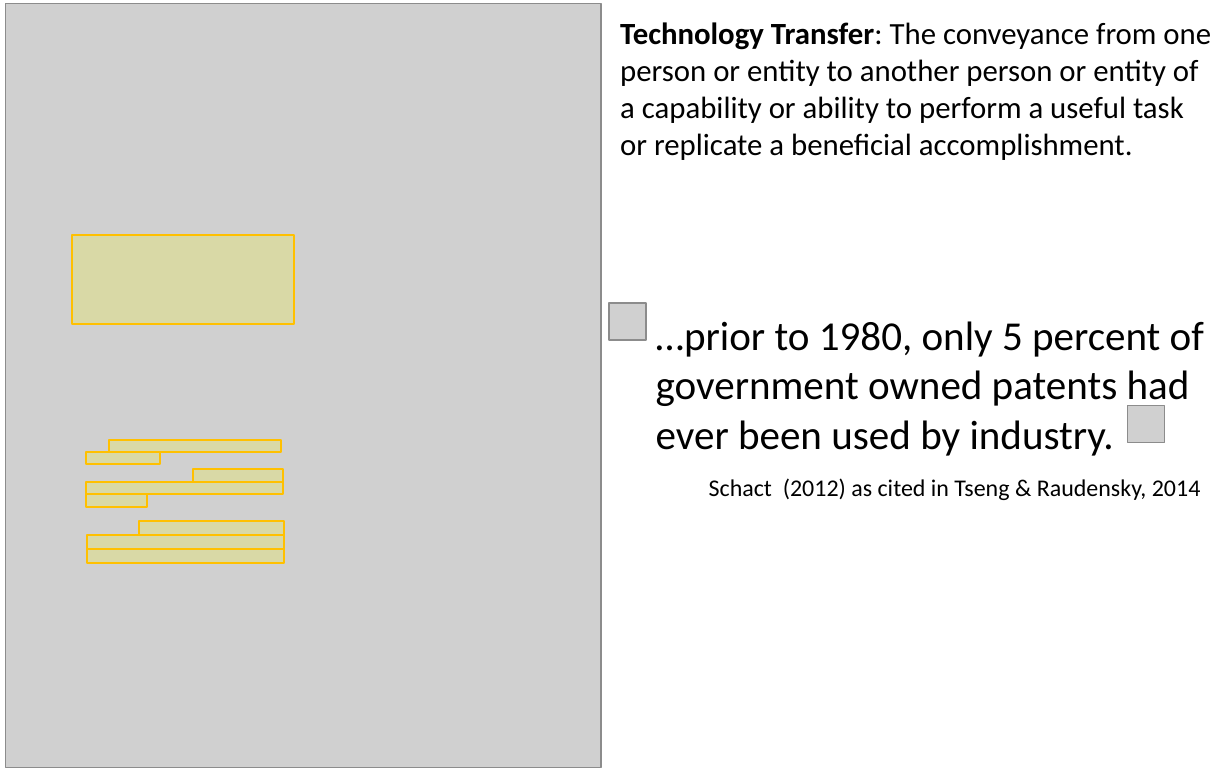
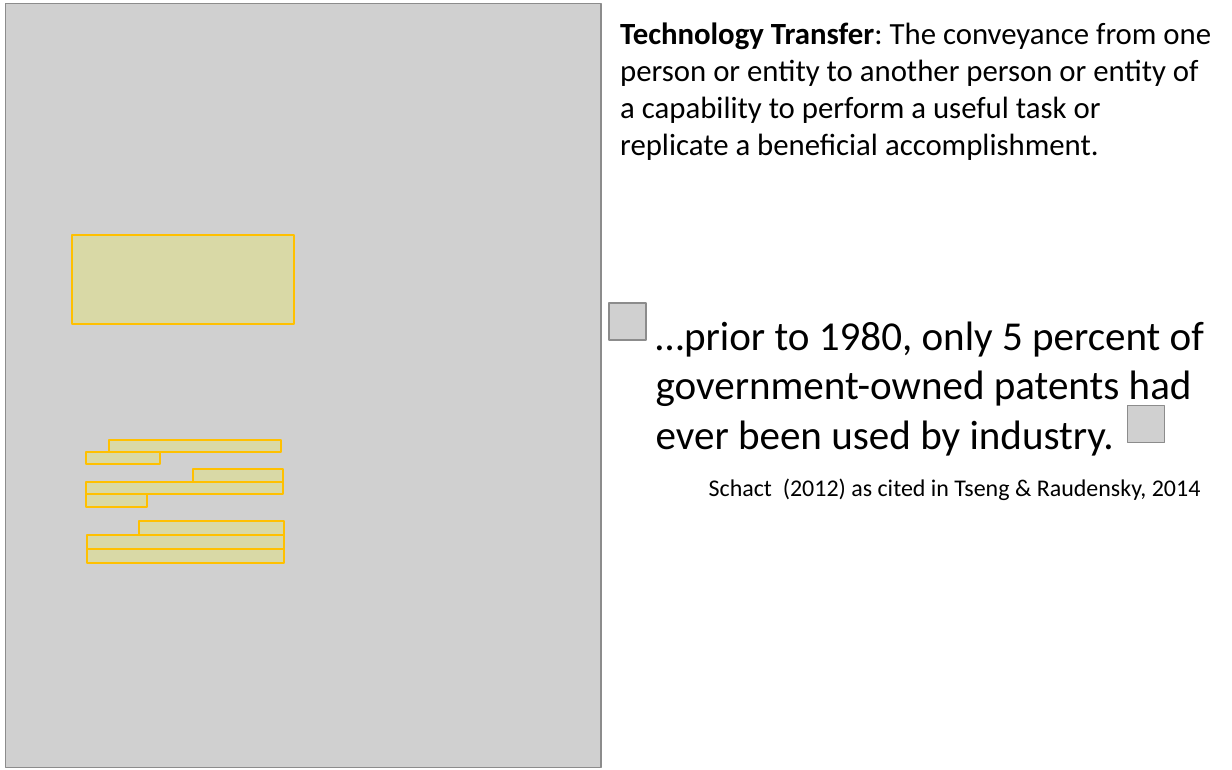
Before and after one commit to SLU-Courses-Townes/SOC6100, a slide deck: slide 2 of Presentations/Presentation02/Townes_SOC6100_Presentation02.pptx. Drawn at 1232x770 pixels with LibreOffice and Linux fonts; fonts in the diff are those of the drawing; grey boxes stand for pictures. Boxes give left, top, right and bottom in pixels: in the first picture for what was removed or moved away, otherwise in the second. Text is boxed around its words. In the diff, an @@ line names an element or a change of style, - is before the commit and + after.

Commit message:
Finished slides for Presentation 02

```diff
--- a/Presentations/Presentation02/Townes_SOC6100_Presentation02.pptx
+++ b/Presentations/Presentation02/Townes_SOC6100_Presentation02.pptx
@@ text at <box>620,22,1211,160</box>: text changed @@
-Technology Transfer: The conveyance from one person or entity to another person or entity of a capability or ability to perform a useful task or replicate a beneficial accomplishment.
+Technology Transfer: The conveyance from one person or entity to another person or entity of a capability to perform a useful task or replicate a beneficial accomplishment.
@@ text at <box>656,321,1204,456</box>: text changed @@
-…prior to 1980, only 5 percent of government owned patents had ever been used by industry.
+…prior to 1980, only 5 percent of government-owned patents had ever been used by industry.
```
Also in this commit, not shown: 4 other slides changed, 4 slides added, 1 slide removed.
